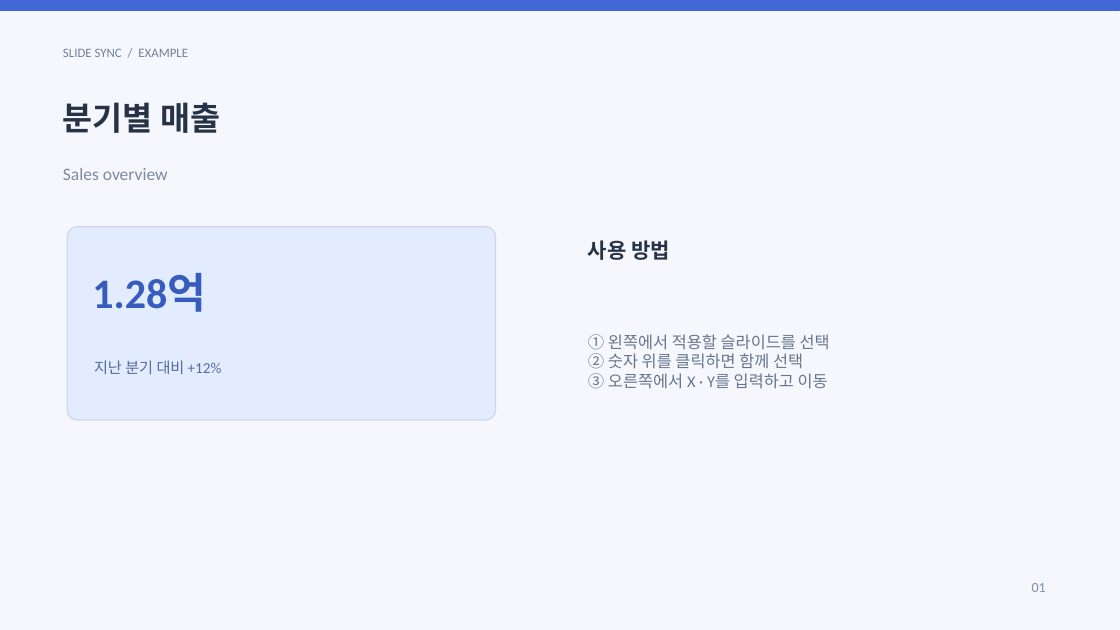
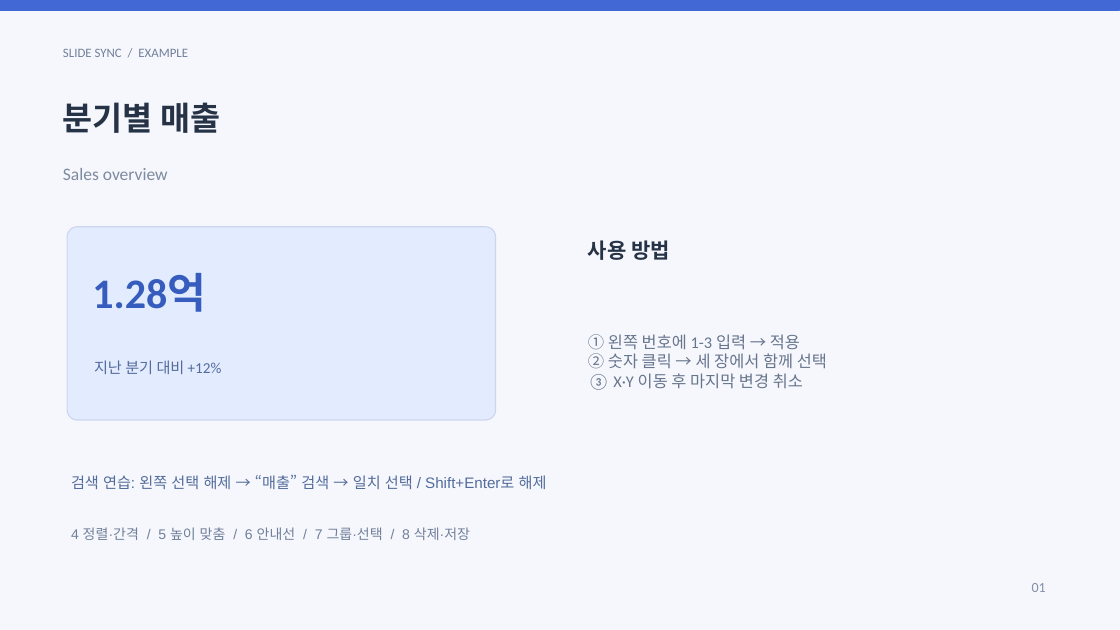
Before and after one commit to miewone/Slide-Sync, a slide deck: slide 1 of public/sample.pptx. Drawn at 1120x630 pixels with LibreOffice and Linux fonts; fonts in the diff are those of the drawing. Boxes give left, top, right and bottom in pixels: in the first picture for what was removed or moved away, otherwise in the second. Text is boxed around its words. In the diff, an @@ line names an element or a change of style, - is before the commit and + after.

Commit message:
feat(sample): 주요 기능을 실습할 예제 슬라이드를 확장
- 기존 3장에 검색·동시 편집 안내를 보강하고 기능별 실습 5장을 추가
- 위키에 실습 순서를 문서화하고 브라우저 검증의 예제 장수를 조정

검증:
- npm run build 통과
- npm test 통과 (9개)
- npm run test:browser 통과
- git diff --cached --check 통과

```diff
--- a/public/sample.pptx
+++ b/public/sample.pptx
@@ text at box(588, 334, 827, 390): text changed @@
-① 왼쪽에서 적용할 슬라이드를 선택
-② 숫자 위를 클릭하면 함께 선택
-③ 오른쪽에서 X · Y를 입력하고 이동
+① 왼쪽 번호에 1-3 입력 → 적용
+② 숫자 클릭 → 세 장에서 함께 선택
+③ X·Y 이동 후 마지막 변경 취소
@@ text added at box(71, 475, 547, 489), 13 pt, text #536C9C @@
+검색 연습: 왼쪽 선택 해제 → “매출” 검색 → 일치 선택 / Shift+Enter로 해제
@@ text added at box(71, 527, 470, 540), 12 pt, text #71809A @@
+4 정렬·간격 / 5 높이 맞춤 / 6 안내선 / 7 그룹·선택 / 8 삭제·저장
```
Also in this commit, not shown: 2 other slides changed, 5 slides added, 5 other files.
